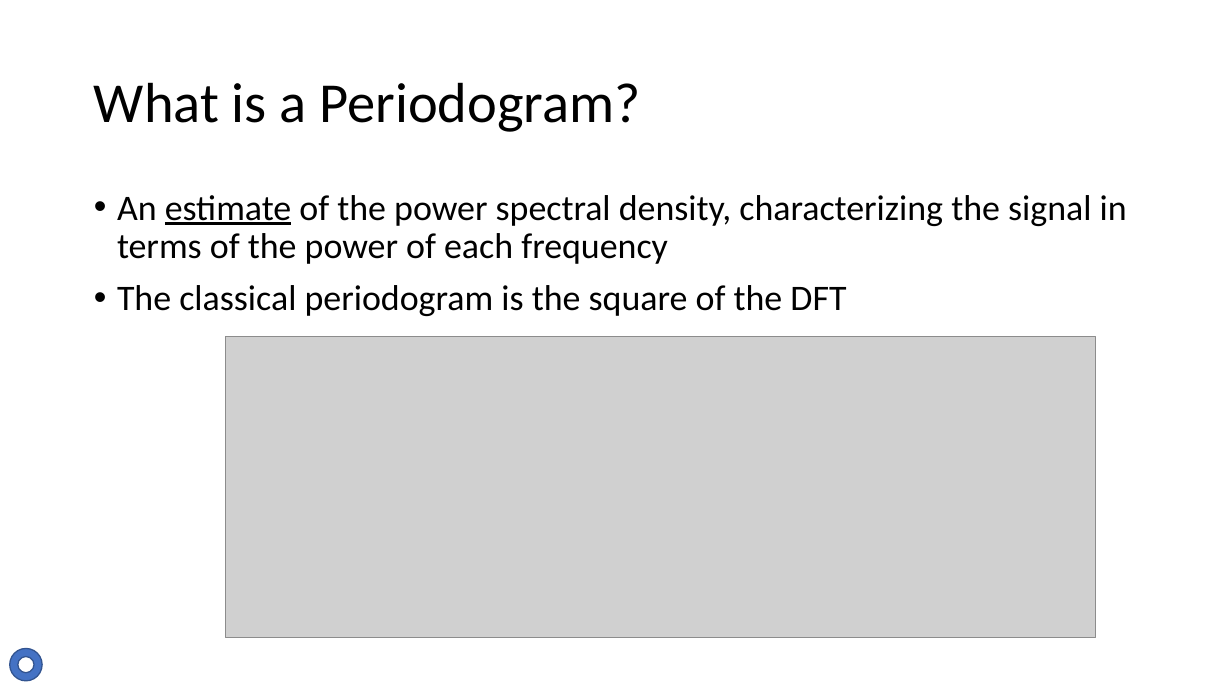
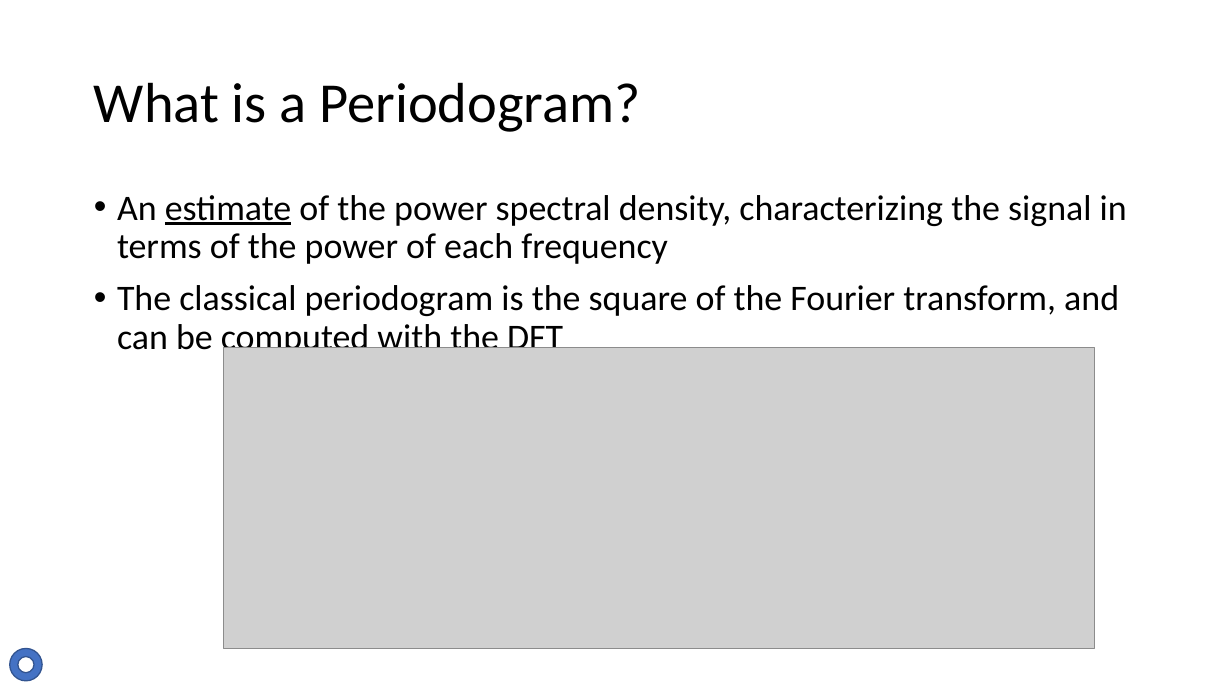
Before and after one commit to Tsintsuntsini/PHYS_581, a slide deck: slide 4 of Presentation2/The Lomb-Scargle Algorithm-v2.pptx. Drawn at 1232x693 pixels with LibreOffice and Linux fonts; fonts in the diff are those of the drawing; grey boxes stand for pictures. Boxes give left, top, right and bottom in pixels: in the first picture for what was removed or moved away, otherwise in the second. Text is boxed around its words. In the diff, an @@ line names an element or a change of style, - is before the commit and + after.

```diff
--- a/Presentation2/The Lomb-Scargle Algorithm-v2.pptx
+++ b/Presentation2/The Lomb-Scargle Algorithm-v2.pptx
@@ text at <box>117,285,1119,358</box>: text changed @@
-• The classical periodogram is the square of the DFT
+• The classical periodogram is the square of the Fourier transform, and can be computed with the DFT
@@ picture: place and size @@
-picture at <box>226,336,1096,638</box>
+picture at <box>224,348,1094,649</box>
```
Also in this commit, not shown: 1 other slide changed, 2 other files.
